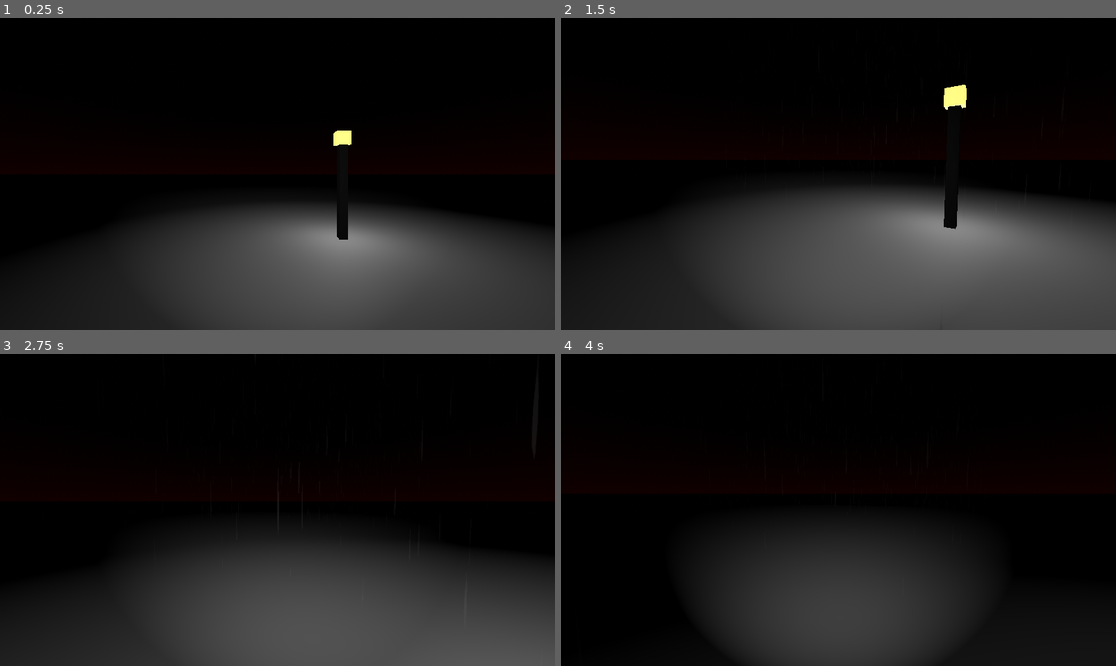
Above: before the commit, frames 1-4 (two rows, left to right).
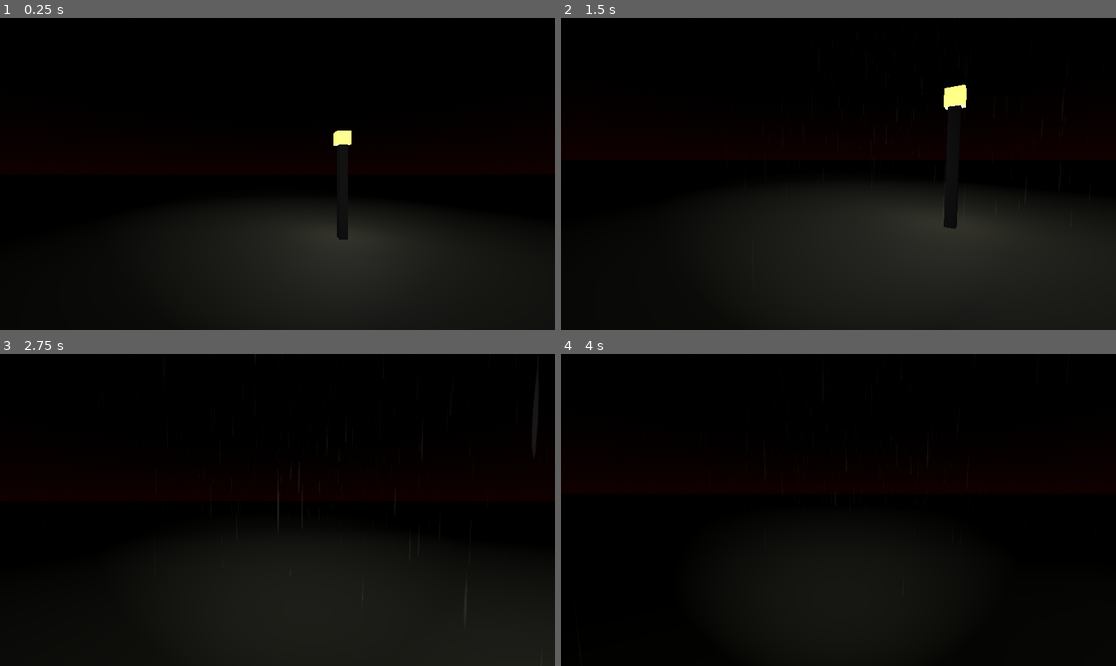
Above: after the commit, the same moments.

Repository: upitroma/the-silent
Game: Godot game, scene res://scenes/world.tscn
The game is run twice, just before and just after one commit, with the same random seed, the same clock (stepped at 60 frames per second) and the same inputs.
Inputs (mouse positions are in pixels of both pictures, inside the frame that each line leads up to):
- Up to frame 1 (0.25 s): no input
- Up to frame 2 (1.5 s): move the mouse to (960, 158) at 0.52 s; hold D (move_right) 0.53-1.28 s; click (960, 158) at 0.6 s; move the mouse to (810, 174) at 1.27 s; hold W (move_forward) from 1.28 s (still down); click (810, 174) at 1.35 s
- Up to frame 3 (2.75 s): keep holding W (move_forward); move the mouse to (288, 503) at 2.02 s; click (288, 503) at 2.1 s
- Up to frame 4 (4 s): keep holding W (move_forward); move the mouse to (832, 516) at 2.77 s; click (832, 516) at 2.85 s; move the mouse to (877, 513) at 3.52 s; click (877, 513) at 3.6 s

The runs differ from the first frame. In frame 1, 26% of the frame differs, in the area x 22-100%, y 40-100%; in frame 2, 31%, in the area x 17-100%, y 27-100%; in frame 3, 27%; in frame 4, 14%.

Commit message:
footsteps

Diff:
--- a/prefabs/lamp.tscn
+++ b/prefabs/lamp.tscn
@@ -24,5 +24,5 @@
 
 [node name="OmniLight3D" type="OmniLight3D" parent="."]
 transform = Transform3D(1, 0, 0, 0, 1, 0, 0, 0, 1, 0, 1.88631, 0)
-light_energy = 1.449
-omni_range = 11.9179
+light_energy = 2.438
+omni_range = 16.052
--- a/scenes/player.gd
+++ b/scenes/player.gd
@@ -4,6 +4,11 @@
 @export var mouse_sensitivity = .002
 var gravity = ProjectSettings.get_setting("physics/3d/default_gravity")
 var velocity_y = 0
+
+
+@export var footstepsAudioPlayerPath: NodePath
+@onready var footstepsAudioPlayer: AudioStreamPlayer = get_node(footstepsAudioPlayerPath)
+
 
 @onready var camera:Camera3D = $playerCamera
 func _physics_process(delta):
@@ -19,6 +24,13 @@
 	if Input.is_action_just_pressed("ui_cancel"):
 		Input.mouse_mode = Input.MOUSE_MODE_VISIBLE
 
+	# footsteps
+	if horizontal_velocity.length() != 0 and not footstepsAudioPlayer.playing:
+		print("playing footsteps")
+		footstepsAudioPlayer.play()
+	elif horizontal_velocity.length() == 0 and footstepsAudioPlayer.playing:
+		footstepsAudioPlayer.stop()
+
 func _input(event):
 	if event is InputEventMouseMotion and Input.mouse_mode == Input.MOUSE_MODE_CAPTURED:
 		rotate_y(-event.relative.x * mouse_sensitivity)
--- a/scenes/world.tscn
+++ b/scenes/world.tscn
@@ -1,10 +1,14 @@
-[gd_scene load_steps=15 format=3 uid="uid://becibbnb3chm1"]
+[gd_scene load_steps=17 format=3 uid="uid://becibbnb3chm1"]
 
 [ext_resource type="Script" path="res://scenes/player.gd" id="1_ngg5l"]
 [ext_resource type="AudioStream" uid="uid://bmqsteeymaqvd" path="res://assets/rain.mp3" id="1_uvn73"]
 [ext_resource type="PackedScene" uid="uid://bb8f8larc7wjw" path="res://prefabs/lamp.tscn" id="2_ol827"]
 [ext_resource type="Texture2D" uid="uid://kimvlst7iuv" path="res://assets/particleCircle.png" id="2_rt6w6"]
+[ext_resource type="AudioStream" uid="uid://b7sb6jwstnlaj" path="res://assets/walkingDirt.mp3" id="5_e283y"]
 [ext_resource type="Script" path="res://scenes/silentArea.gd" id="5_swunu"]
+
+[sub_resource type="StandardMaterial3D" id="StandardMaterial3D_yfm7n"]
+albedo_color = Color(0.080106, 0.0828542, 0.00359049, 1)
 
 [sub_resource type="ProceduralSkyMaterial" id="ProceduralSkyMaterial_paptp"]
 sky_top_color = Color(0.0076315, 0.0114208, 0.0182263, 1)
@@ -67,6 +71,7 @@
 transform = Transform3D(1, 0, 0, 0, 1, 0, 0, 0, 1, -5.76993, -0.5, 3.75549)
 use_collision = true
 size = Vector3(51.7393, 1, 97.2249)
+material = SubResource("StandardMaterial3D_yfm7n")
 
 [node name="GPUParticlesCollisionBox3D" type="GPUParticlesCollisionBox3D" parent="environment/floor"]
 transform = Transform3D(1, 0, 0, 0, 1, 0, 0, 0, 1, 0.285, 0, -0.0610001)
@@ -81,7 +86,7 @@
 
 [node name="ambientRain" type="AudioStreamPlayer" parent="environment/rain"]
 stream = ExtResource("1_uvn73")
-volume_db = -10.306
+volume_db = 3.831
 autoplay = true
 mix_target = 1
 bus = &"Rain"
@@ -110,19 +115,24 @@
 [node name="player" type="CharacterBody3D" parent="." groups=["player"]]
 transform = Transform3D(1, 0, 0, 0, 1, 0, 0, 0, 1, 0, 0.699193, 0)
 script = ExtResource("1_ngg5l")
+footstepsAudioPlayerPath = NodePath("footsteps")
 
 [node name="playerCamera" type="Camera3D" parent="player"]
 transform = Transform3D(1, 0, 0, 0, 1, 0, 0, 0, 1, 0, 2.01344, 0)
 
 [node name="flashlight" type="SpotLight3D" parent="player/playerCamera"]
 transform = Transform3D(1, 0, 0, 0, 1, 0, 0, 0, 1, 0, 0.0414076, 0)
-light_energy = 1.989
+light_energy = 3.337
 spot_range = 60.0152
 spot_angle = 42.8042
 
 [node name="CollisionShape3D" type="CollisionShape3D" parent="player"]
 transform = Transform3D(1, 0, 0, 0, 1, 0, 0, 0, 1, 0, 1.29096, 0)
 shape = SubResource("CapsuleShape3D_t8top")
+
+[node name="footsteps" type="AudioStreamPlayer" parent="player"]
+stream = ExtResource("5_e283y")
+volume_db = 5.474
 
 [node name="silentArea" type="Node3D" parent="."]
 transform = Transform3D(1, 0, 0, 0, 1, 0, 0, 0, 1, -21.5274, 9.53674e-07, -0.853908)
Not shown, added: assets/footstepsWater.mp3.import
Not shown, added: assets/walkingDirt.mp3.import
Not shown, added: assets/footstepsWater.mp3
Not shown, added: assets/walkingDirt.mp3
